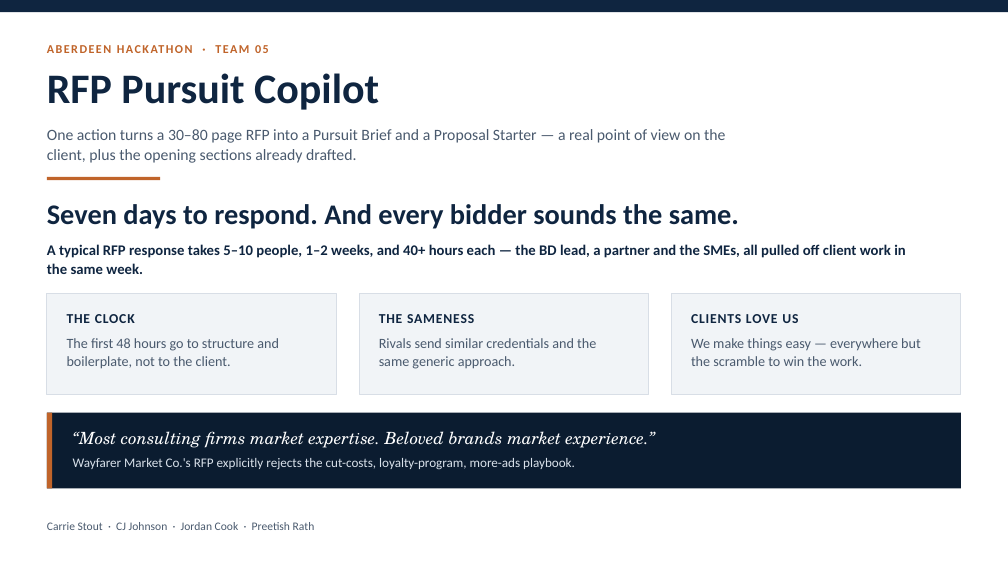
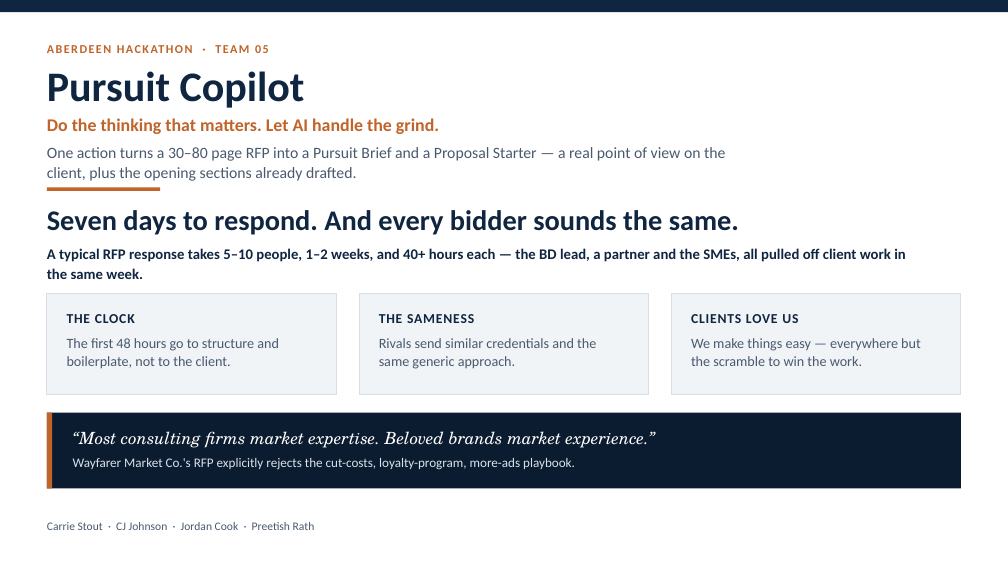
Before and after one commit to Aberdeen-Advisors/hack-team-05, a slide deck: slide 1 of deliverables/hack-team-05-pursuit-copilot-deck.pptx. Drawn at 1008x567 pixels with LibreOffice and Linux fonts; fonts in the diff are those of the drawing. Boxes give left, top, right and bottom in pixels: in the first picture for what was removed or moved away, otherwise in the second. Text is boxed around its words. In the diff, an @@ line names an element or a change of style, - is before the commit and + after.

```diff
--- a/deliverables/hack-team-05-pursuit-copilot-deck.pptx
+++ b/deliverables/hack-team-05-pursuit-copilot-deck.pptx
@@ text at (x1=47, y1=71, x2=305, y2=108): text changed @@
-RFP Pursuit Copilot
+Pursuit Copilot
@@ text added at (x1=47, y1=118, x2=439, y2=134), 17 pt, text #C0642A, bold @@
+Do the thinking that matters. Let AI handle the grind.
@@ text "One action turns a 30–80 ..." moved from (x1=47, y1=129, x2=725, y2=163) to (x1=47, y1=147, x2=725, y2=181) @@
@@ text "Seven days to respond. And ..." moved from (x1=47, y1=204, x2=739, y2=229) to (x1=47, y1=210, x2=739, y2=235) @@
@@ rectangle moved from (x1=47, y1=177, x2=160, y2=180) to (x1=47, y1=188, x2=160, y2=191) @@
@@ text "A typical RFP response takes ..." moved from (x1=47, y1=244, x2=905, y2=274) to (x1=47, y1=248, x2=905, y2=279) @@
```
Also in this commit, not shown: 2 other slides changed, 2 other files.
